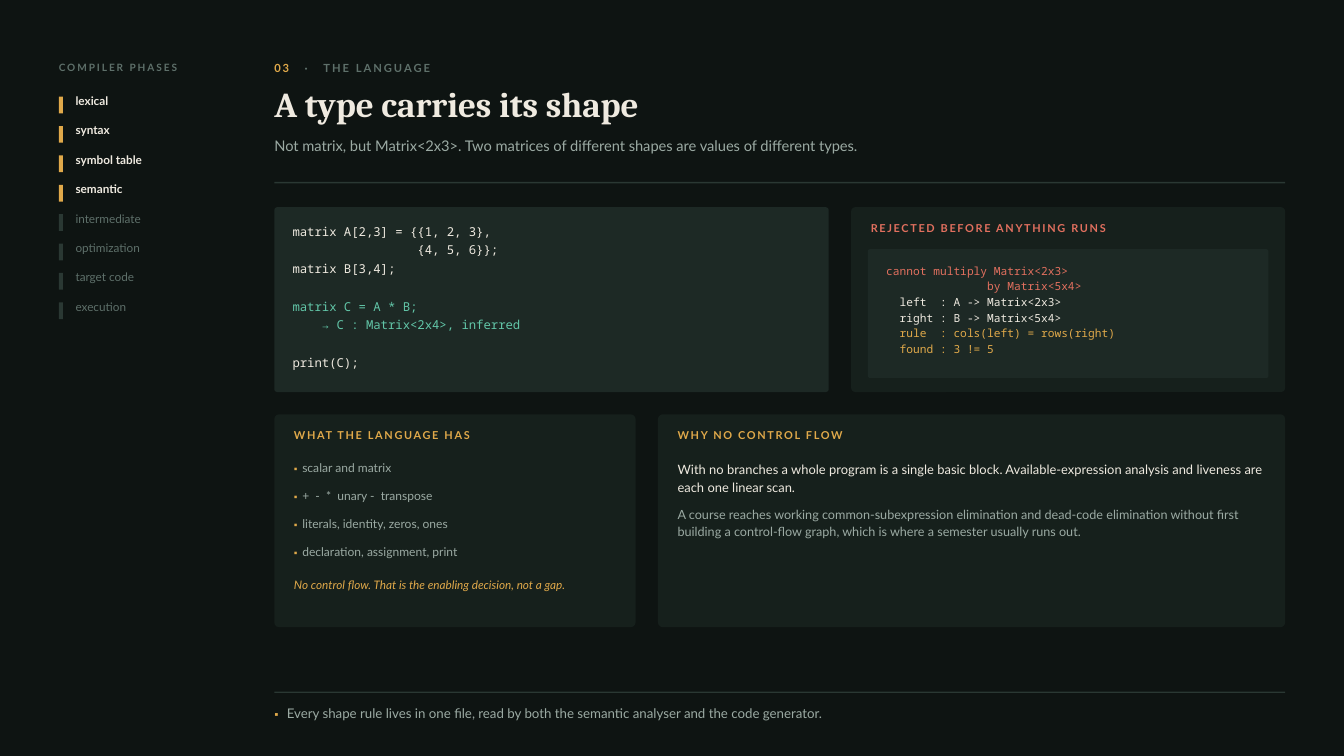
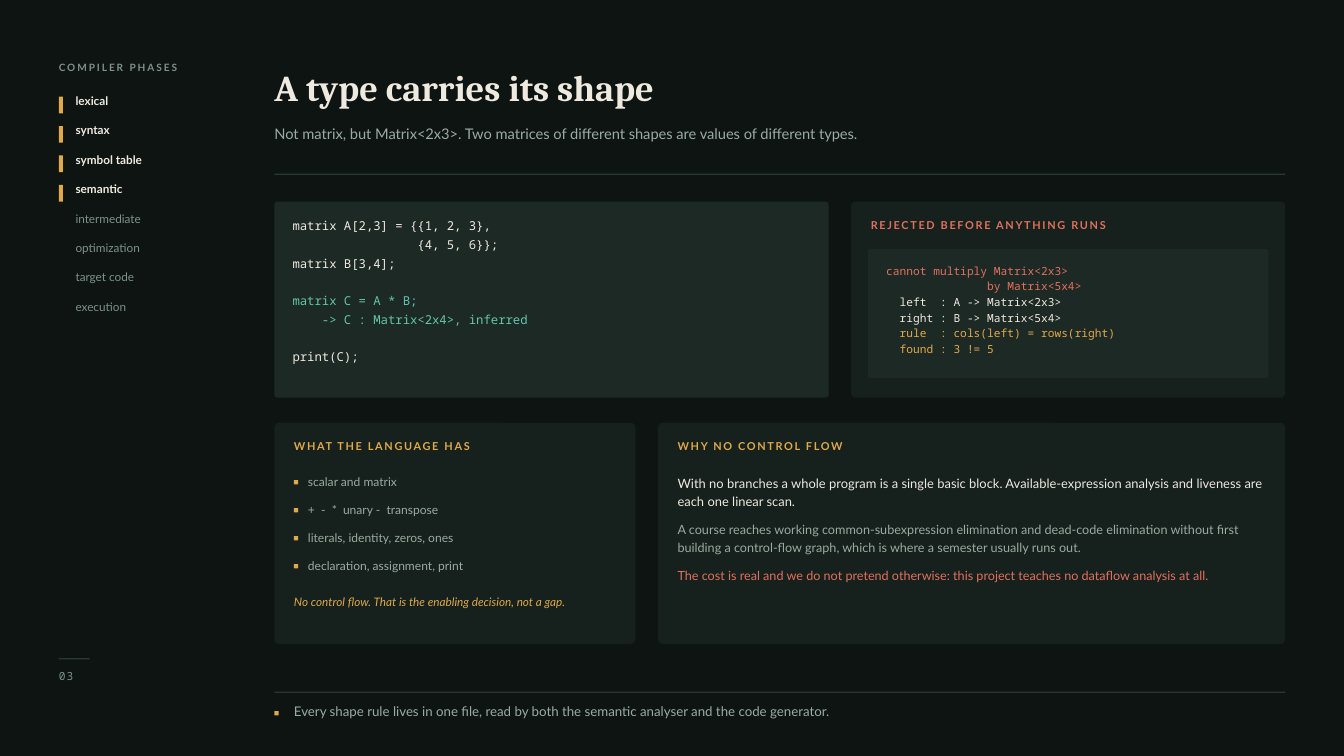
Before and after one commit to aswanth-07/matrixlang, a slide deck: slide 3 of docs/submission/MatrixLang-Deck.pptx. Drawn at 1344x756 pixels with LibreOffice and Linux fonts; fonts in the diff are those of the drawing. Boxes give left, top, right and bottom in pixels: in the first picture for what was removed or moved away, otherwise in the second. Text is boxed around its words. In the diff, an @@ line names an element or a change of style, - is before the commit and + after.

```diff
--- a/docs/submission/MatrixLang-Deck.pptx
+++ b/docs/submission/MatrixLang-Deck.pptx
@@ text "A type carries its shape": place and size @@
-text "A type carries its shape" at (274, 92, 639, 125)
+text "A type carries its shape" at (274, 75, 654, 109)
@@ text "A type carries its shape" at (274, 75, 654, 109): size 25 to 26 pt; line spacing 29pt to 30pt @@
@@ text removed at (274, 64, 430, 72) @@
-03 · THE LANGUAGE
@@ text "Not matrix, but Matrix<2x3>. Two ...": place and size @@
-text "Not matrix, but Matrix<2x3>. Two ..." at (274, 140, 857, 154)
+text "Not matrix, but Matrix<2x3>. Two ..." at (274, 128, 857, 142)
@@ rectangle: place and size @@
-rectangle at (274, 182, 1286, 184)
+rectangle at (274, 173, 1286, 174)
@@ rounded rectangle: place and size @@
-rounded rectangle at (274, 208, 829, 392)
+rounded rectangle at (274, 202, 829, 397)
@@ rounded rectangle: place and size @@
-rounded rectangle at (851, 208, 1286, 392)
+rounded rectangle at (851, 202, 1286, 397)
@@ rectangle removed at (58, 214, 63, 231) @@
@@ rectangle removed at (58, 244, 63, 261) @@
@@ text colour #5E706A to #7D928B in 5 elements at (59, 63, 178, 71), (76, 214, 141, 223), (76, 243, 140, 254), (76, 272, 134, 283), (76, 302, 127, 311) @@
@@ rectangle removed at (58, 302, 63, 320) @@
@@ text at (344, 314, 528, 326): text changed @@
-→ C : Matrix<2x4>, inferred
+-> C : Matrix<2x4>, inferred
@@ rounded rectangle: place and size @@
-rounded rectangle at (274, 414, 635, 627)
+rounded rectangle at (274, 422, 635, 643)
@@ text "WHAT THE LANGUAGE HAS": place and size @@
-text "WHAT THE LANGUAGE HAS" at (409, 580, 425, 589)
+text "WHAT THE LANGUAGE HAS" at (409, 597, 425, 606)
@@ rounded rectangle: place and size @@
-rounded rectangle at (658, 414, 1286, 627)
+rounded rectangle at (658, 422, 1286, 643)
@@ text "WHY NO CONTROL FLOW": place and size @@
-text "WHY NO CONTROL FLOW" at (678, 431, 843, 439)
+text "WHY NO CONTROL FLOW" at (678, 442, 843, 450)
@@ text at (308, 477, 397, 486): text changed @@
-▪ scalar and matrix
+scalar and matrix
@@ text "With no branches a whole ...": place and size @@
-text "With no branches a whole ..." at (678, 464, 1263, 538)
+text "With no branches a whole ..." at (678, 478, 1263, 583)
@@ rectangle added at (294, 480, 298, 484), fill #E0A94A @@
@@ rectangle added at (294, 508, 298, 512), fill #E0A94A @@
@@ text at (343, 506, 439, 516): text changed @@
-▪ + - * unary - transpose
++ - * unary - transpose
@@ rectangle added at (294, 536, 298, 540), fill #E0A94A @@
@@ text at (308, 533, 453, 544): text changed @@
-▪ literals, identity, zeros, ones
+literals, identity, zeros, ones
@@ text at (678, 524, 1239, 554): more space between paragraphs @@
@@ rectangle added at (294, 565, 298, 569), fill #E0A94A @@
@@ text at (308, 561, 463, 572): text changed @@
-▪ declaration, assignment, print
+declaration, assignment, print
@@ text "No control flow. That is ...": place and size @@
-text "No control flow. That is ..." at (294, 580, 565, 591)
+text "No control flow. That is ..." at (294, 597, 565, 608)
@@ text at (678, 570, 1208, 583): paragraph added @@
+The cost is real and we do not pretend otherwise: this project teaches no dataflow analysis at all.
@@ rectangle: place and size @@
-rectangle at (58, 273, 63, 290)
+rectangle at (58, 658, 90, 659)
@@ text added at (59, 672, 74, 680), 8 pt, text #7D928B @@
+03
@@ rectangle added at (274, 712, 278, 716), fill #E0A94A @@
@@ text at (294, 706, 829, 719): text changed @@
-▪ Every shape rule lives in one file, read by both the semantic analyser and the code generator.
+Every shape rule lives in one file, read by both the semantic analyser and the code generator.
```
Also in this commit, not shown: 7 other slides changed, 6 other files.
